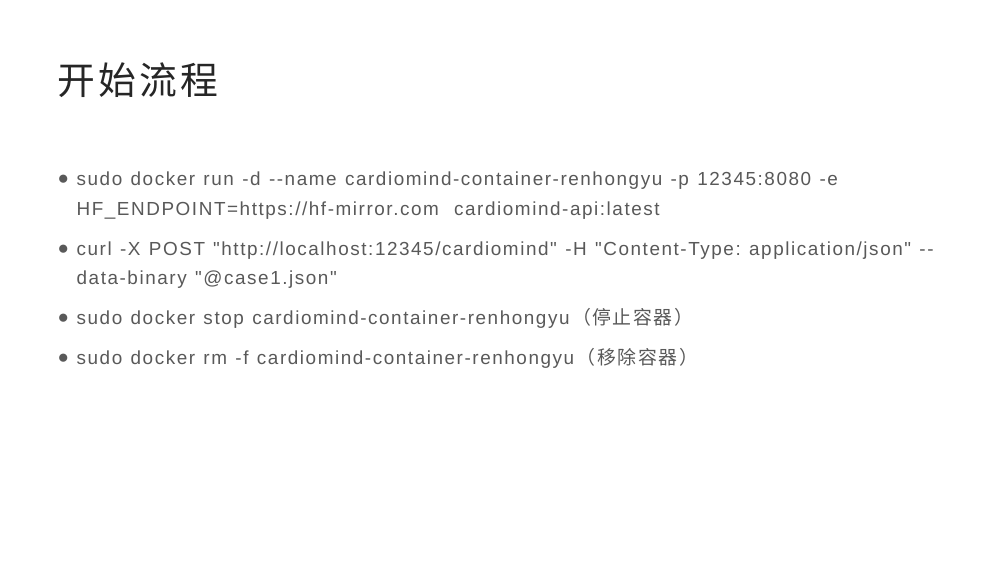
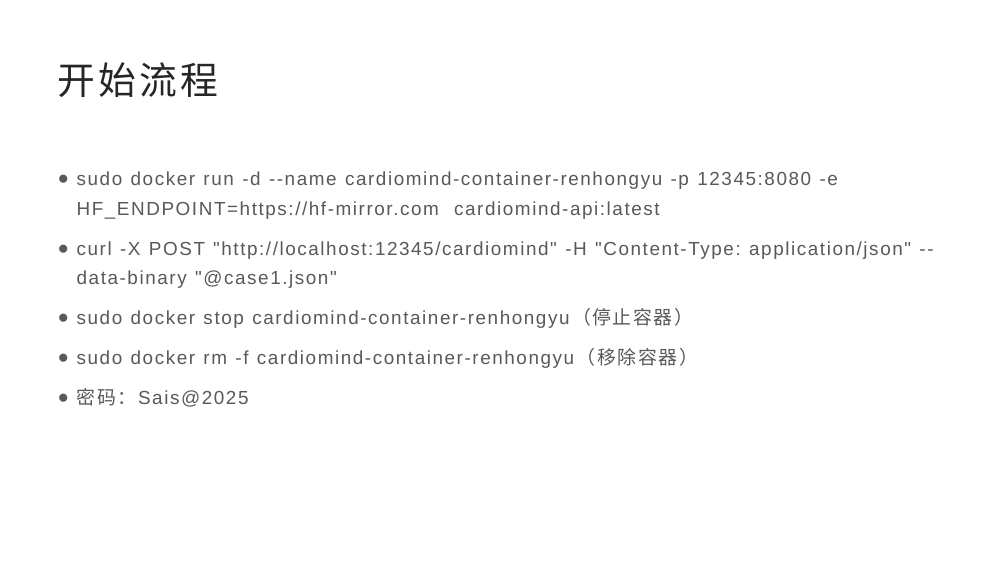
Before and after one commit to 2113620hhh/RAGhomework, a slide deck: slide 2 of 作业讲解_任鸿宇.pptx. Drawn at 1008x567 pixels with LibreOffice and Linux fonts; fonts in the diff are those of the drawing. Boxes give left, top, right and bottom in pixels: in the first picture for what was removed or moved away, otherwise in the second. Text is boxed around its words. In the diff, an @@ line names an element or a change of style, - is before the commit and + after.

Commit message:
Add files via upload
ppt更新

```diff
--- a/作业讲解_任鸿宇.pptx
+++ b/作业讲解_任鸿宇.pptx
@@ text at box(77, 388, 249, 407): paragraph added @@
+● 密码：Sais@2025
```
